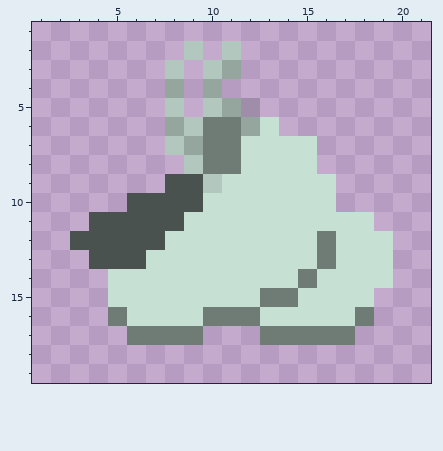
File history of a pixel-art sprite, gem/Assets/Art/General/Sprites/animals/moths_0003.png. This is how it looked before the edit.
The file is 24x24 pixels. Shown: x 1..21, y 1..19.
Once edited:
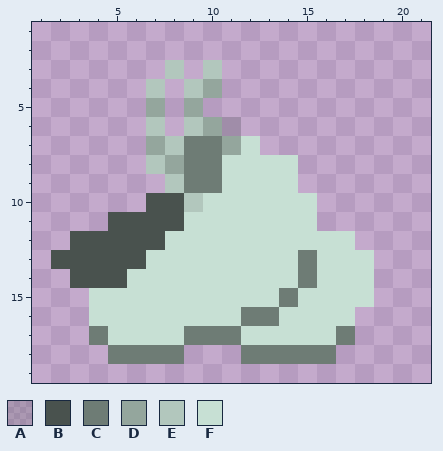
Palette (. is transparent): A #49524e34  B #49524e  C #6e7c75  D #94a69d  E #b2c7bd  F #c7e0d4
Changes in this commit:
y 2: x 9 E -> .; x 11 E -> .
y 3: x 11 D -> .
y 4: x 7..9 .D. -> E.E
y 5: x 7..12 .E.EDA -> D.D...
y 6: x 7..8 .D -> E.; x 10..13 CCDF -> DA..
y 7: x 7 . -> D; x 9 D -> C; x 11 C -> D; x 13..15 FFF -> ...
y 8: x 7..9 ..E -> EDC; x 11 C -> F; x 15 F -> .
y 9: x 8..10 BBE -> ECC; x 15..16 FF -> ..
y 10: x 6 B -> .; x 9 B -> E; x 16 F -> .
y 11: x 4 B -> .; x 16..18 FFF -> ...
y 12: x 16 C -> F; x 18..19 FF -> ..
y 13: x 2..3 .. -> BB; x 15..16 FC -> CF; x 19 F -> .
y 14: x 3..5 ..F -> BBB; x 19 F -> .
y 15: x 4 . -> F; x 13 C -> F
y 16: x 4..5 .C -> FF; x 10..11 CC -> FF; x 13 F -> C; x 18 C -> .
y 17: x 4..8 ..CCC -> CFFFF; x 10..16 ...CCCC -> CCFFFFF
y 18: x 5..8 .... -> CCCC; x 12..16 ..... -> CCCCC
